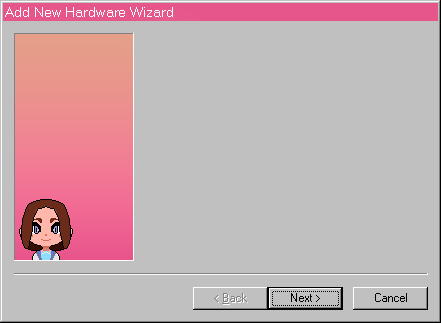
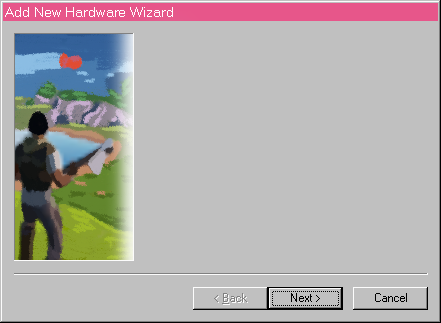
Layers edited between the first and the second 441 × 323 image:
added group "Group 1" with 7 layers above "Layer 2" over box(15, 34, 133, 260)
added layer "Layer 3" in group "Group 1" over box(15, 34, 133, 260)
